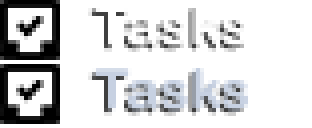
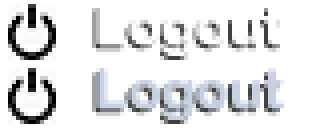
Layers edited between the first and the second 312 × 128 image:
hid group "t" (4 layers) over (0, 0, 248, 124)
showed group "l" (4 layers) over (8, 4, 284, 124)
